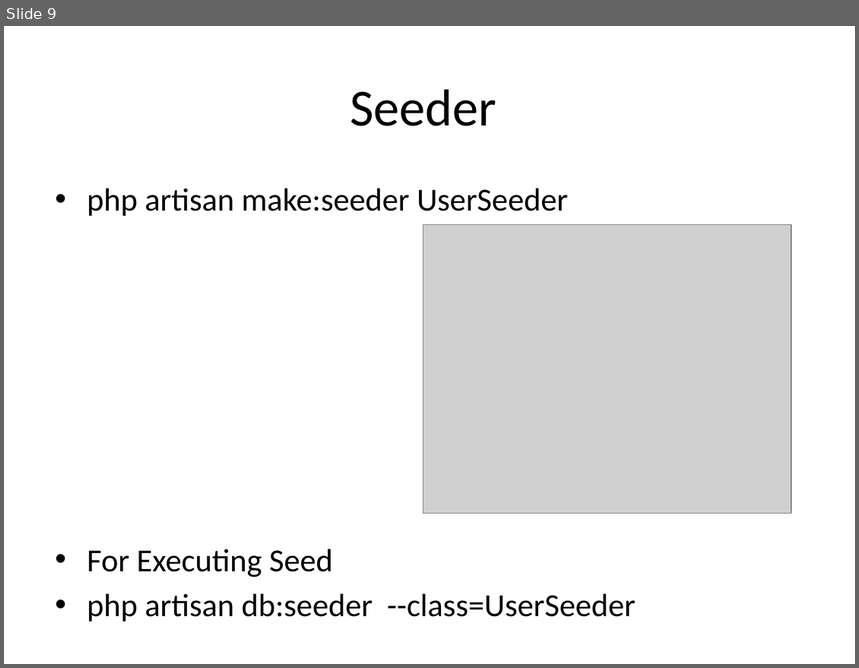
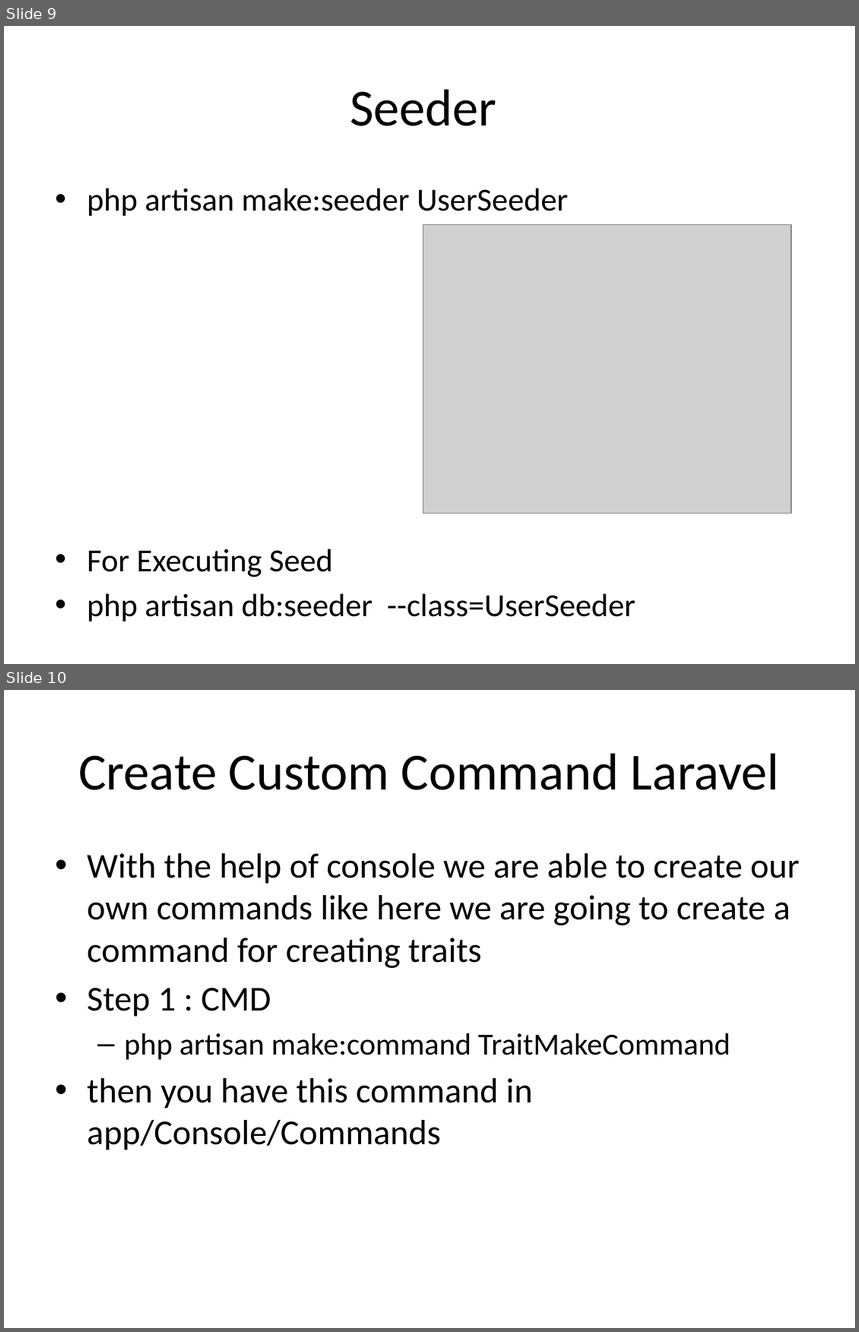
Before and after one commit to jay-amin-tops/06AprilMWF_9_30, a slide deck: Laravel.pptx. Shown one above the other, each under a label of ours: slide 9 before the commit, slides 9 and 10 after it. The pictures are 859x668 and 859x1332 pixels, drawn with LibreOffice and Linux fonts; fonts in the diff are those of the drawing; grey boxes stand for pictures. Boxes give left, top, right and bottom in pixels: in the first picture for what was removed or moved away, otherwise in the second. Text is boxed around its words. In the diff, an @@ line names an element or a change of style, - is before the commit and + after.

Commit message:
Laravel Custom Command

```diff
--- a/Laravel.pptx
+++ b/Laravel.pptx
@@ slide 10 added at (4, 690, 855, 1328), background #FFFFFF @@
@@ title added at (79, 753, 780, 790), 44 pt, text #000000 @@
+Create Custom Command Laravel
@@ text added at (87, 853, 799, 1151), 29.6 pt, text #000000 @@
+• With the help of console we are able to create our own commands like here we are going to create a command for creating traits
+• Step 1 : CMD
+  – php artisan make:command TraitMakeCommand
+• then you have this command in app/Console/Commands
```
Also in this commit, not shown: 7 other slides added, 21 other files.
